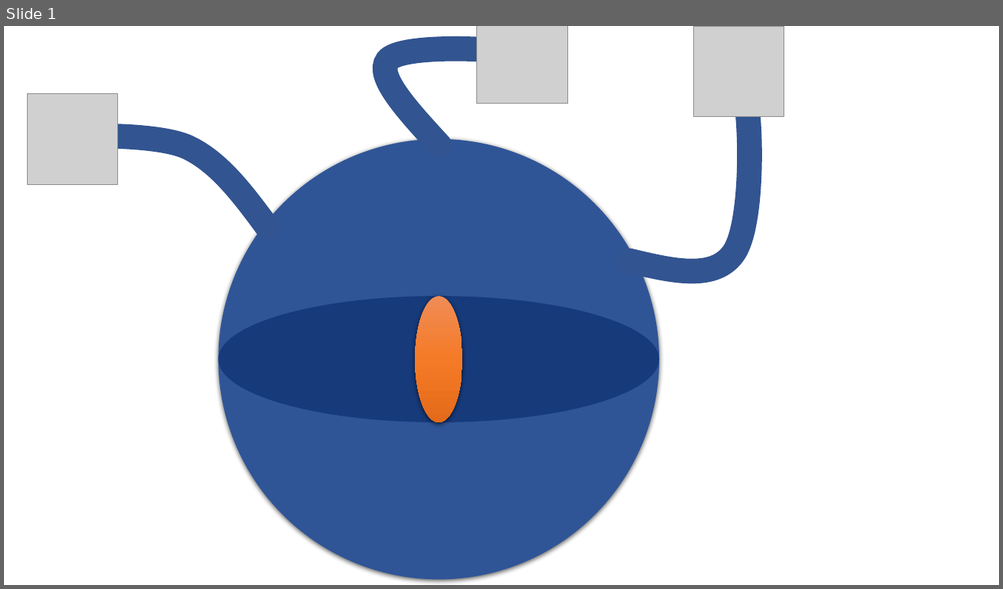
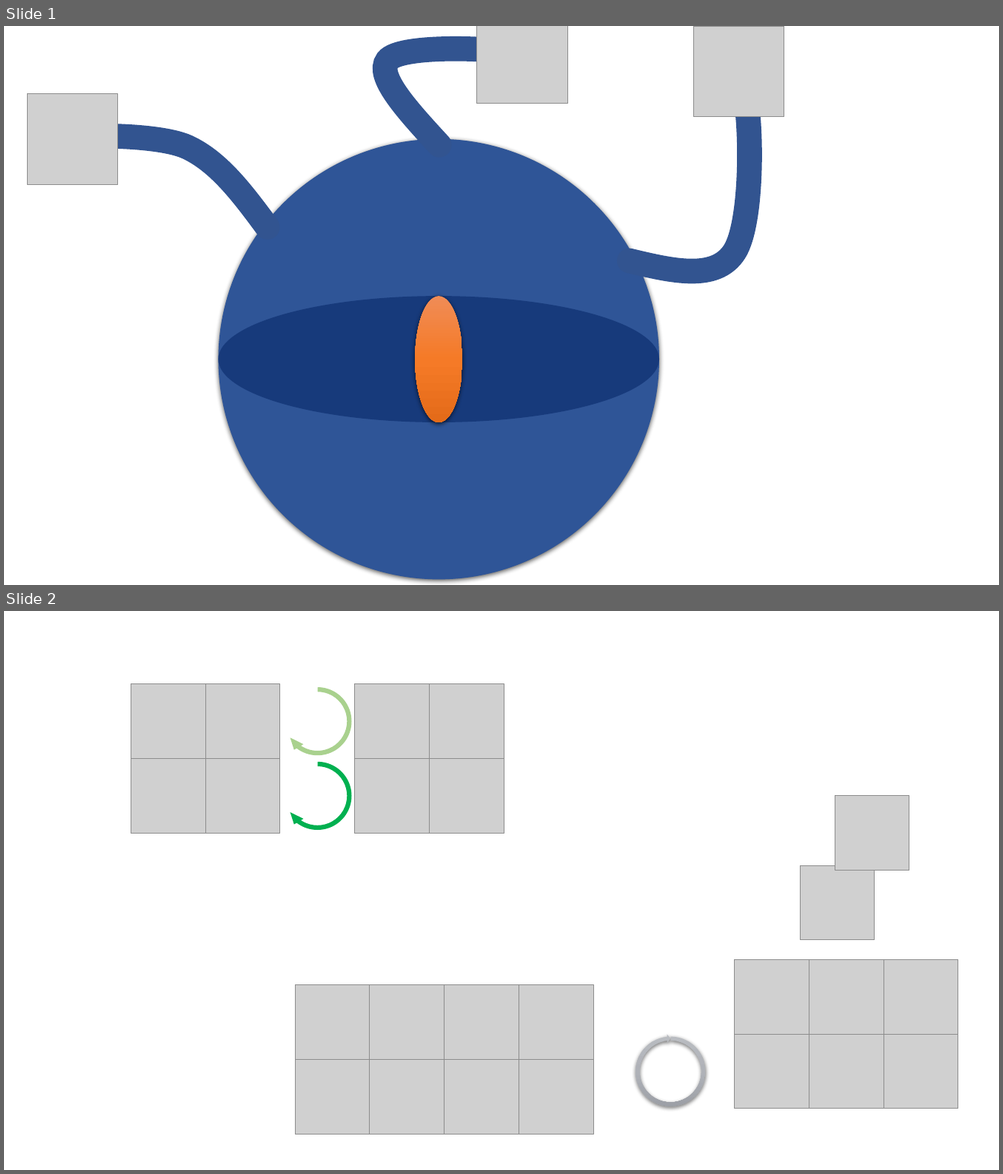
Before and after one commit to Isitea/Comic-Grabber, a slide deck: dev-only/images.pptx. Shown one above the other, each under a label of ours: slide 1 before the commit, slides 1 and 2 after it. The pictures are 1003x589 and 1003x1174 pixels, drawn with LibreOffice and Linux fonts; fonts in the diff are those of the drawing; grey boxes stand for pictures. Boxes give left, top, right and bottom in pixels: in the first picture for what was removed or moved away, otherwise in the second. Text is boxed around its words. In the diff, an @@ line names an element or a change of style, - is before the commit and + after.

```diff
--- a/dev-only/images.pptx
+++ b/dev-only/images.pptx
@@ slide 2 added at box(4, 611, 999, 1170), background #FFFFFF @@
@@ picture added at box(131, 684, 205, 759) @@
@@ picture added at box(205, 684, 280, 759) @@
@@ circular arrow added at box(280, 684, 355, 759), fill #A9D18E @@
@@ picture added at box(355, 684, 430, 759) @@
@@ picture added at box(430, 684, 504, 759) @@
@@ picture added at box(131, 759, 205, 833) @@
@@ picture added at box(205, 759, 280, 833) @@
@@ circular arrow added at box(280, 759, 355, 833), fill #00B050 @@
@@ picture added at box(355, 759, 430, 833) @@
@@ picture added at box(430, 759, 504, 833) @@
@@ picture added at box(834, 796, 909, 871) @@
@@ picture added at box(800, 866, 875, 940) @@
@@ picture added at box(734, 960, 809, 1035) @@
@@ picture added at box(809, 960, 884, 1035) @@
@@ picture added at box(884, 960, 959, 1035) @@
@@ picture added at box(295, 985, 370, 1060) @@
@@ picture added at box(370, 985, 444, 1060) @@
@@ picture added at box(444, 985, 519, 1060) @@
@@ picture added at box(519, 985, 594, 1060) @@
@@ circular arrow added at box(633, 1035, 708, 1110), fill gradient #B9BDC1 to #B0B4B9 to #9BA0A5 @@
@@ picture added at box(734, 1035, 809, 1110) @@
@@ picture added at box(809, 1035, 884, 1110) @@
@@ picture added at box(884, 1035, 959, 1110) @@
@@ picture added at box(295, 1060, 370, 1135) @@
@@ picture added at box(370, 1060, 444, 1135) @@
@@ picture added at box(444, 1060, 519, 1135) @@
@@ picture added at box(519, 1060, 594, 1135) @@
```
Also in this commit, not shown: 1 slide removed, 21 other files.
